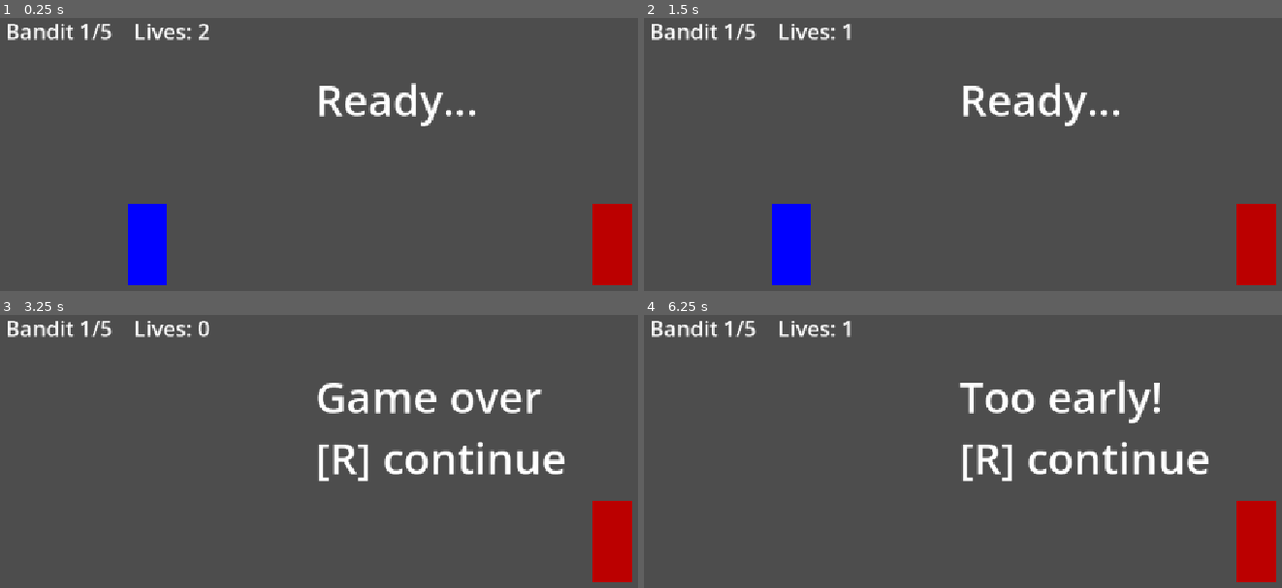
Above: before the commit, frames 1-4 (two rows, left to right).
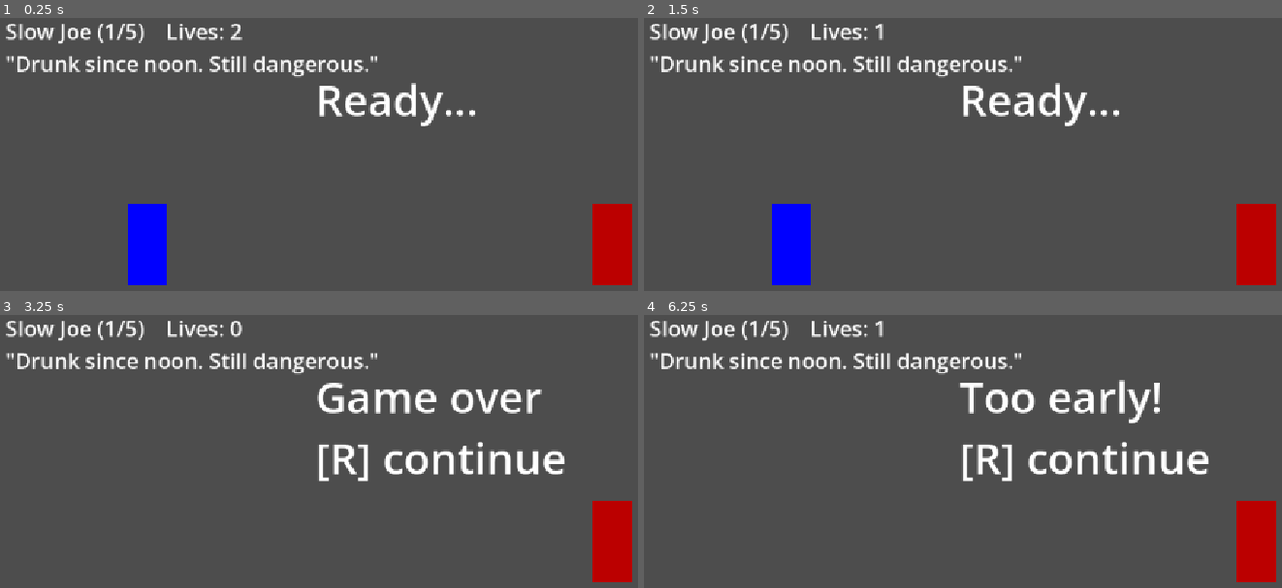
Above: after the commit, the same moments.

Repository: karolszwedo/last-draw
Game: Godot game, scene res://duel.tscn
The game is run twice, just before and just after one commit, with the same random seed, the same clock (stepped at 60 frames per second) and the same inputs.
Inputs:
- Up to frame 1 (0.25 s): no input
- Up to frame 2 (1.5 s): tap Enter at 0.5 s; tap R at 0.6, 1.35 s; tap Space at 0.77, 1.25 s
- Up to frame 3 (3.25 s): tap Space at 1.52, 2.75, 3.02 s; tap Enter at 2 s; tap R at 2.1, 2.85 s
- Up to frame 4 (6.25 s): tap Enter at 3.5 s; tap R every 0.75 s from 3.6 to 5.85 s; tap Space at 3.77, 4.25, 4.52, 6.02 s

The runs differ from the first frame. In frame 1, 2.8% of the frame differs, in the area x 0-60%, y 2-22%; in frame 2, 2.8%; in frame 3, 2.8%; in frame 4, 2.8%.

Commit message:
Imiona i linijki pięciu przeciwników
Co-Authored-By: Claude Opus 5.5 <noreply@anthropic.com>

Diff:
--- a/godot/duel.gd
+++ b/godot/duel.gd
@@ -1,6 +1,14 @@
 extends Node2D
 
 const ENEMY_TIMES = [0.60, 0.48, 0.38, 0.30, 0.24]
+const ENEMY_NAMES = ["Slow Joe", "Dusty Pete", "Rattlesnake Rosa", "Deacon Graves", "The Undertaker"]
+const ENEMY_LINES = [
+		"Drunk since noon. Still dangerous.",
+		"Never lost a duel. Never fought one either.",
+		"Bites before you see her move.",
+		"Reads your last rites while you draw.",
+		"Already measured you for a coffin.",
+]
 
 static var enemy_index = 0
 static var lives = 2
@@ -50,7 +58,7 @@
 		end_round(text, $Player)
 
 func show_info():
-		$Info.text = "Bandit %d/5    Lives: %d" % [enemy_index + 1, lives]
+		$Info.text = "%s (%d/5)    Lives: %d\n\"%s\"" % [ENEMY_NAMES[enemy_index], enemy_index + 1, lives, ENEMY_LINES[enemy_index]]
 
 func end_round(text, loser):
 		state = "done"
Not shown, changed: GDD.md
Not shown, changed: PLAN.md
